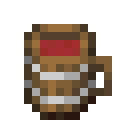
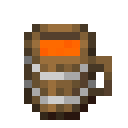
Comparing the layer stacks of the two 128 x 128 images. Changes:
painted on "Liquid" over [40,40,80,56]
